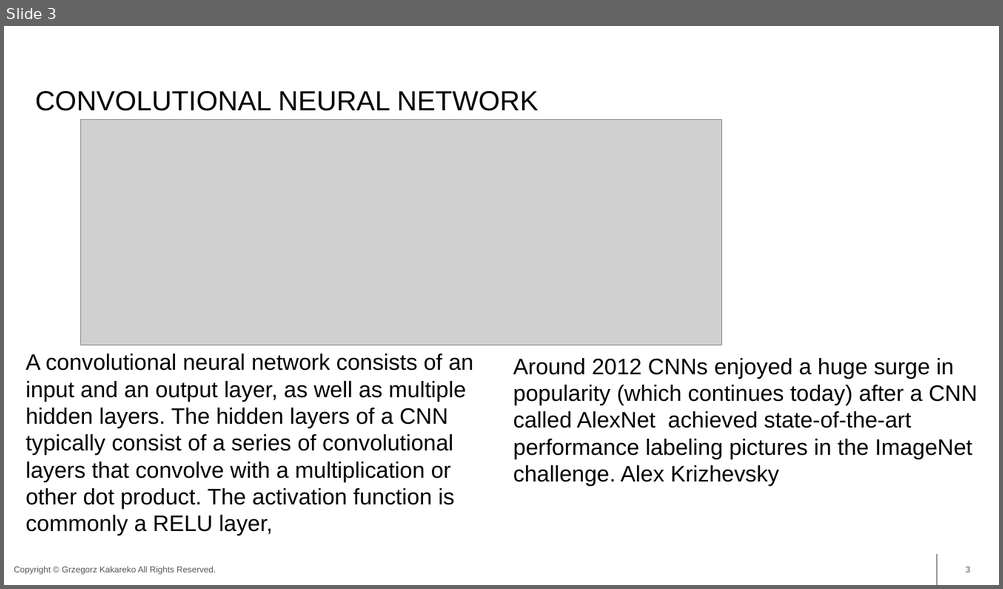
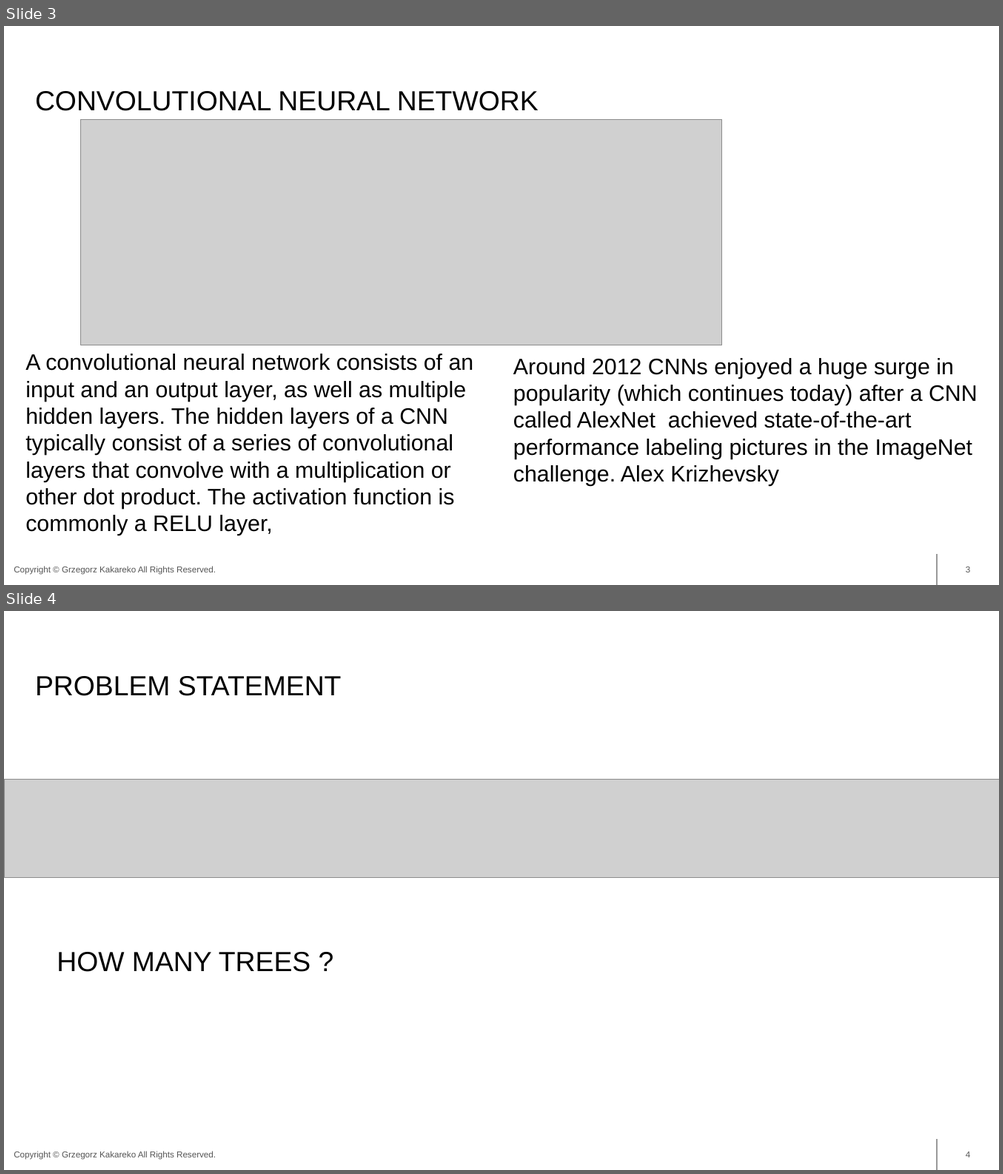
Before and after one commit to g-kakareko/presentation_enthought, a slide deck: presentation/enthought_gkakareko.pptx. Shown one above the other, each under a label of ours: slide 3 before the commit, slides 3 and 4 after it. The pictures are 1003x589 and 1003x1174 pixels, drawn with LibreOffice and Linux fonts; fonts in the diff are those of the drawing; grey boxes stand for pictures; background and template pictures are left out. Boxes give left, top, right and bottom in pixels: in the first picture for what was removed or moved away, otherwise in the second. Text is boxed around its words. In the diff, an @@ line names an element or a change of style, - is before the commit and + after.

```diff
--- a/presentation/enthought_gkakareko.pptx
+++ b/presentation/enthought_gkakareko.pptx
@@ slide 4 added at (4,611,999,1170), background #FFFFFF; not listed: 3 template elements that a slide beside it also shows @@
@@ title added at (35,676,341,696), 32 pt, text #000000 @@
+PROBLEM STATEMENT
@@ picture added at (4,780,999,877) @@
@@ text added at (57,952,310,972), 32 pt, text #000000 @@
+HOW MANY TREES ?
```
Also in this commit, not shown: 1 other slide added, 1 slide removed.
